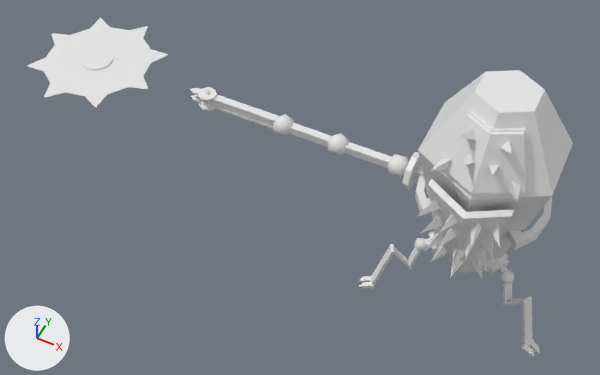
Two versions of the glTF model enemies/models/assets/coffin_enemy.glb, one commit apart.
The view is the same before and after, from a 50 mm camera at (1.3, -9.15, 12.22) aimed at (-3.01, -0.53, 1.45). Lighting does not change. The marker at lower left points along +X, +Y and +Z. Where no turn or scale is listed for an object, it has been applied to the vertices.

Before the edit, the objects in view are built like this:
```python
me_circle_008 = bpy.data.meshes.new('Circle.008')
me_circle_008.from_pydata(...)  # 64 vertices, 124 faces; spans x -1.27..1.27, y -1.27..1.27, z -0.01..0.0
me_circle_010 = bpy.data.meshes.new('Circle.010')
me_circle_010.from_pydata(...)  # a 12-sided cylinder along z spanning x -0.292..0.292, y -0.292..0.292, z -0.035..0.027
me_cube_007 = bpy.data.meshes.new('Cube.007')
me_cube_007.from_pydata(...)  # 8 vertices, 12 faces; spans x -0.131..0.249, y -0.19..0.122, z -0.709..0.268
ob_circle_001 = bpy.data.objects.new('Circle.001', me_circle_010)
ob_circle_001.location = (-7.49, -0.01, 2.24)
ob_circle_006 = bpy.data.objects.new('Circle.006', me_circle_008)
ob_circle_006.location = (-7.48, 0.0, 2.24)
ob_cube_004 = bpy.data.objects.new('Cube.004', me_cube_007)
ob_cube_004.location = (1.24, -0.72, 0.7)
# also in view: 'Cube.021' at (-1.99, 0.0, 2.24); 'Circle.004' at (0.0, 0.15, 2.22); 'Circle.005' at (0.0, -0.23, 3.43); 'Circle.007' at (-0.03, -1.0, 2.34); 'Cube.022' at (-3.03, 0.0, 2.24)
```
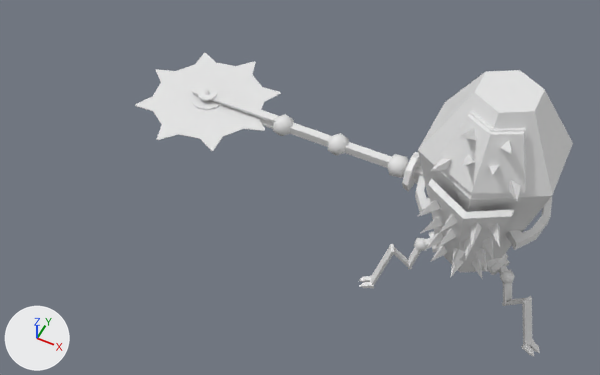
The change, as a list of edits to the scene's bpy script:
```text
Change ob_circle_001:
    ob_circle_001.location: (-7.49, -0.01, 2.24) -> (-5.1, -0.01, 2.24)
Change ob_circle_006:
    ob_circle_006.location: (-7.48, 0.0, 2.24) -> (-5.09, 0.0, 2.24)
```

What differs and where, as boxes (x1, y1, x2, y2) in the pictures (600 x 375 px):
'Circle.006', moved
    before: (27, 18, 168, 107)
    after: (135, 53, 281, 151)
'Circle.001', moved
    before: (81, 49, 113, 70)
    after: (191, 87, 224, 110)
